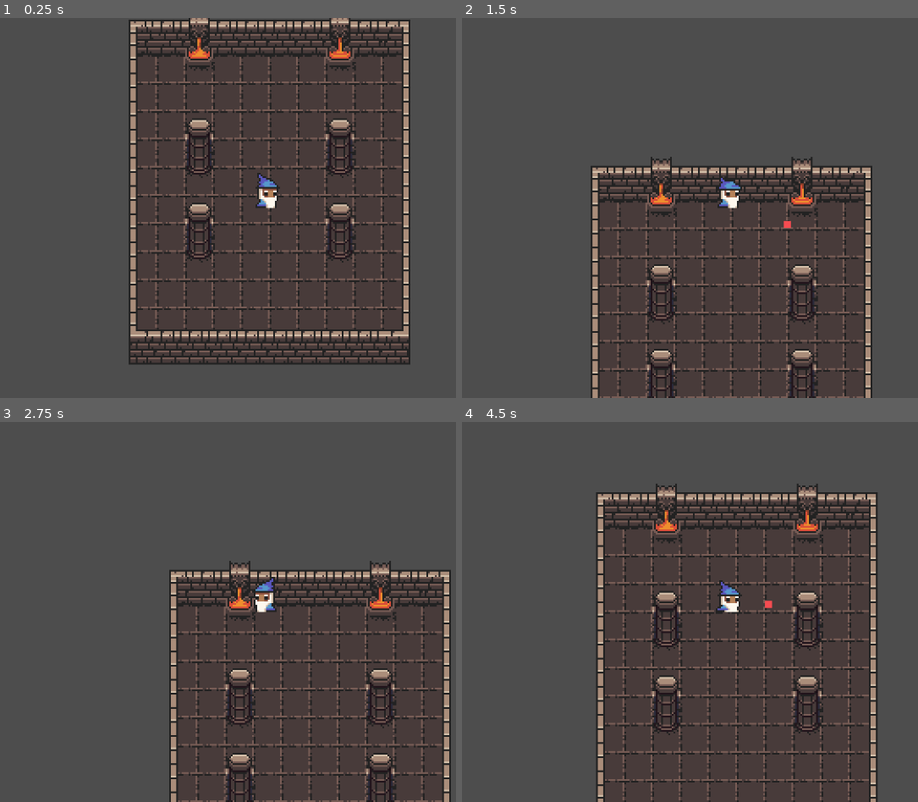
Above: before the commit, frames 1-4 (two rows, left to right).
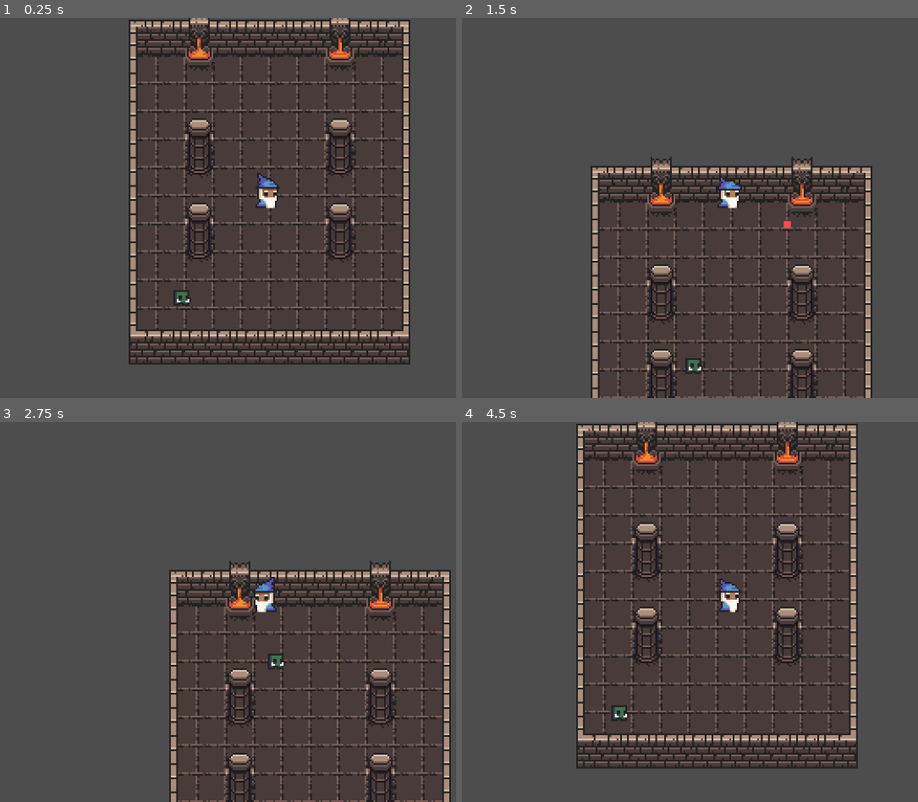
Above: after the commit, the same moments.

Repository: aberiggs/arcane-room
Game: Godot game, scene res://scenes/game.tscn
Two runs of this game, one before a commit and one after it. Both use one fixed random seed, a clock stepped at 60 frames per second and the inputs below.
Inputs (mouse positions are in pixels of both pictures, inside the frame that each line leads up to):
- Up to frame 1 (0.25 s): no input
- Up to frame 2 (1.5 s): move the mouse to (694, 284) at 0.52 s; hold W (move_up) from 0.53 s (still down); click (694, 284) at 0.6 s; move the mouse to (outside the picture) at 1.27 s; click (outside the picture) at 1.35 s
- Up to frame 3 (2.75 s): move the mouse to (63, 555) at 2.02 s; release W (move_up) at 2.03 s; hold A (move_left) from 2.03 s (still down); click (63, 555) at 2.1 s
- Up to frame 4 (4.5 s): move the mouse to (762, 612) at 2.77 s; click (762, 612) at 2.85 s; move the mouse to (626, 517) at 3.52 s; release A (move_left) at 3.53 s; hold S (move_down) 3.53-4.28 s; click (626, 517) at 3.6 s; move the mouse to (876, 593) at 4.27 s; hold D (move_right) from 4.28 s (still down); click (876, 593) at 4.35 s

The runs differ from the first frame. In frame 1, 0.1% of the frame differs, in the area x 38-42%, y 71-76%; in frame 2, 0.1%; in frame 3, 0.1%; in frame 4, 29%, in the area x 25-92%, y 0-100%.

Commit message:
enemies & damage 🎉

Diff:
--- a/scenes/fireball.tscn
+++ b/scenes/fireball.tscn
@@ -6,6 +6,7 @@
 radius = 2.0
 
 [node name="Fireball" type="Area2D"]
+collision_mask = 5
 script = ExtResource("1_3s14c")
 speed = 300.0
 
--- a/scenes/game.tscn
+++ b/scenes/game.tscn
@@ -1,7 +1,8 @@
-[gd_scene load_steps=3 format=4 uid="uid://cap68whbwpi6u"]
+[gd_scene load_steps=4 format=4 uid="uid://cap68whbwpi6u"]
 
 [ext_resource type="TileSet" uid="uid://c0vs17vj11gm7" path="res://assets/main_tiles.tres" id="1_yqjtg"]
 [ext_resource type="PackedScene" uid="uid://cg3v6cleggyll" path="res://scenes/player.tscn" id="2_lnu2h"]
+[ext_resource type="PackedScene" uid="uid://bav1g2c64hx0r" path="res://scenes/goblin.tscn" id="3_lnu2h"]
 
 [node name="Game" type="Node2D"]
 
@@ -23,3 +24,6 @@
 top_level = true
 tile_map_data = PackedByteArray("AAAJAP//AwAAAAAAAAAAAP//BAAAAAAAAAABAP//AAACAAAAAAACAP//AAACAAAAAAADAP//AAACAAAAAAAEAP …(304 unchanged characters)…
 tile_set = ExtResource("1_yqjtg")
+
+[node name="Goblin" parent="." instance=ExtResource("3_lnu2h")]
+position = Vector2(21, -8)
--- /dev/null
+++ b/scenes/goblin.tscn
@@ -0,0 +1,39 @@
+[gd_scene load_steps=7 format=3 uid="uid://bav1g2c64hx0r"]
+
+[ext_resource type="Script" uid="uid://b2bfx731jkiu6" path="res://scripts/goblin.gd" id="1_76chb"]
+[ext_resource type="Texture2D" uid="uid://xglde86n4sgf" path="res://assets/frames/goblin_idle_anim_f1.png" id="1_q3g0h"]
+[ext_resource type="Texture2D" uid="uid://cr20pkv1jv8eh" path="res://assets/frames/goblin_idle_anim_f2.png" id="2_76chb"]
+[ext_resource type="Texture2D" uid="uid://dsyyq20ofpy7g" path="res://assets/frames/goblin_idle_anim_f3.png" id="3_g1p1y"]
+
+[sub_resource type="SpriteFrames" id="SpriteFrames_lkl8q"]
+animations = [{
+"frames": [{
+"duration": 1.0,
+"texture": ExtResource("1_q3g0h")
+}, {
+"duration": 1.0,
+"texture": ExtResource("2_76chb")
+}, {
+"duration": 1.0,
+"texture": ExtResource("3_g1p1y")
+}],
+"loop": true,
+"name": &"default",
+"speed": 5.0
+}]
+
+[sub_resource type="RectangleShape2D" id="RectangleShape2D_q3g0h"]
+size = Vector2(10, 9)
+
+[node name="Goblin" type="CharacterBody2D" groups=["enemy"]]
+collision_layer = 4
+script = ExtResource("1_76chb")
+
+[node name="AnimatedSprite2D" type="AnimatedSprite2D" parent="."]
+position = Vector2(0, -8)
+sprite_frames = SubResource("SpriteFrames_lkl8q")
+frame_progress = 0.281555
+
+[node name="CollisionShape2D" type="CollisionShape2D" parent="."]
+position = Vector2(1, -4.5)
+shape = SubResource("RectangleShape2D_q3g0h")
--- a/scenes/player.tscn
+++ b/scenes/player.tscn
@@ -34,7 +34,8 @@
 [sub_resource type="RectangleShape2D" id="RectangleShape2D_n7ghd"]
 size = Vector2(14, 4)
 
-[node name="Player" type="CharacterBody2D"]
+[node name="Player" type="CharacterBody2D" groups=["player"]]
+collision_layer = 2
 script = ExtResource("1_qlg0r")
 fireball_scene = ExtResource("2_tuyoq")
 
--- a/scripts/fireball.gd
+++ b/scripts/fireball.gd
@@ -16,5 +16,9 @@
 
 func _on_body_entered(body):
 	# TODO: Check for enemies or walls here
+	if body.is_in_group("enemy"):
+		if body.has_method("take_damage"):
+			body.take_damage(10)
+
 	if body.name != "Player":
 		queue_free()
--- /dev/null
+++ b/scripts/goblin.gd
@@ -0,0 +1,41 @@
+extends CharacterBody2D
+
+@export var speed = 50.0
+@export var target_distance = 10.0
+@export var attack_range = 15.0
+@export var attack_damage = 10
+@export var health = 30
+@export var attack_delay = 0.25
+
+var player: Node2D
+var attack_timer = 0.0
+
+func take_damage(amount: int) -> void:
+	health -= amount
+	if health <= 0:
+		# This enemy died...
+		queue_free()
+
+func _ready():
+	var players = get_tree().get_nodes_in_group("player")
+	if players.size() > 0:
+		player = players[0]
+
+func _physics_process(delta: float) -> void:
+	attack_timer -= delta
+
+	if player:
+		var distance = (player.global_position - global_position).length()
+
+		if (abs(distance) <= attack_range and attack_timer <= 0):
+			if player.has_method("take_damage"):
+				player.take_damage(attack_damage)
+				attack_timer = attack_delay
+
+		if (abs(distance) > target_distance):
+			var direction = (player.global_position - global_position).normalized()
+			velocity = direction * speed
+		else:
+			velocity = Vector2(0,0)
+
+	move_and_slide()
--- a/scripts/player.gd
+++ b/scripts/player.gd
@@ -1,9 +1,16 @@
 extends CharacterBody2D
 
 @export var fireball_scene: PackedScene
+@export var health = 50
 
 const SPEED = 100.0
 const JUMP_VELOCITY = -400.0
+
+func take_damage(amount: int) -> void:
+	health -= amount
+	if health <= 0:
+		# The player died...
+		get_tree().reload_current_scene()
 
 func _process(_delta):
 	if Input.is_action_just_pressed("shoot"):
Not shown, added: scripts/goblin.gd.uid
